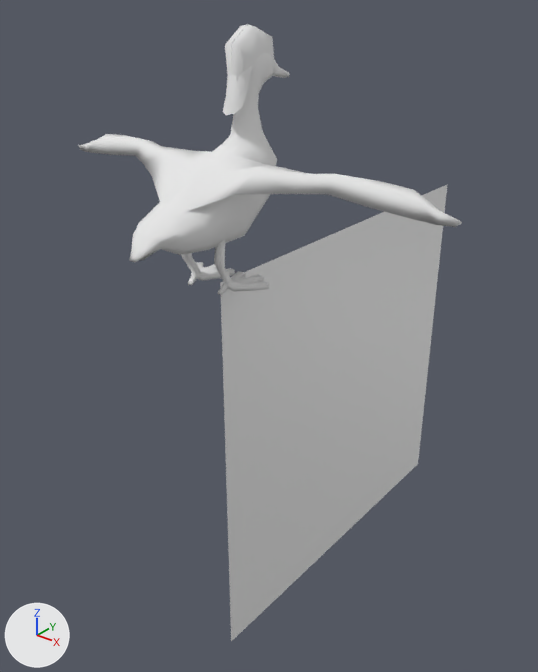
The Blender file Bucket_Game-branches/duck--add-190814/mods/codermobs/codermobs/src/duck3-feathers-collapsed.blend, before and after one commit.
Camera for both pictures: a 50 mm camera at (9.5, -10.18, 5.58) aimed at (-1.12, 3.1, -2.65). Lighting does not change. The marker at lower left points along +X, +Y and +Z.

Names of what the first picture shows: 'Body', 'Grid'.
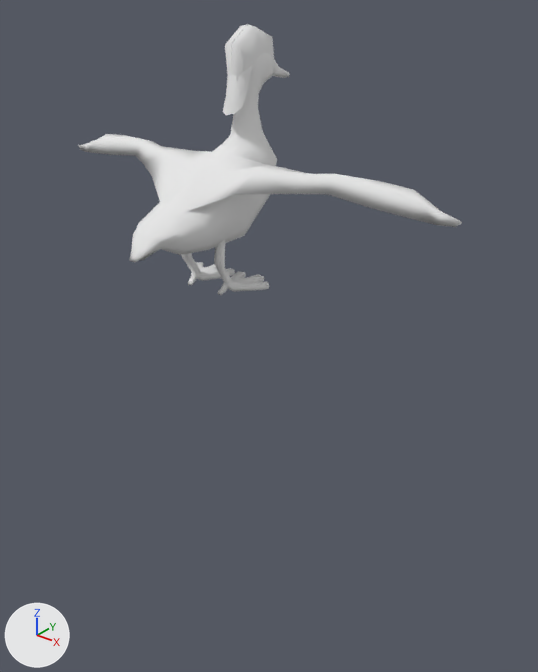
Location of each change, [x1, y1, x2, y2] in pixels of the pictures (538 x 672 px):
```json
{"object": "Grid", "change": "deleted", "before": [220, 184, 448, 641]}
```

Edits to the scene script, one JSON object a line:
```json
{"op": "remove", "block": "ob_grid", "code": ["ob_grid = bpy.data.objects.new('Grid', me_grid)", "ob_grid.location = (0.0, 10.13, 0.0)", "ob_grid.rotation_euler = (0.0, -1.571, 0.0)  # degrees (0, -90, 0)", "ob_grid.scale = (5.0, 5.0, 1.0)"]}
```
